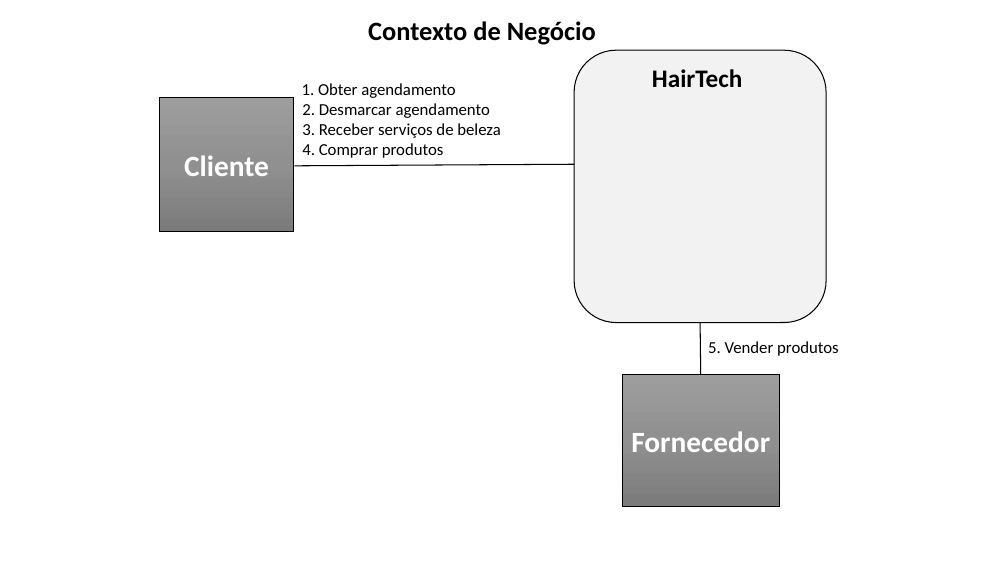
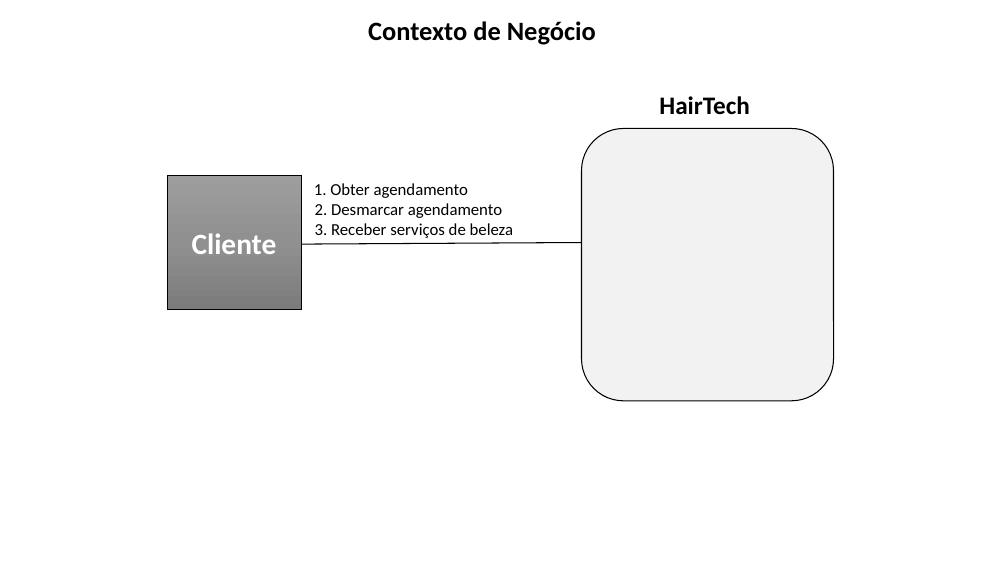
Before and after one commit to MSPowerSI/hairtech, a slide deck: slide 3 of artefatos/15. Arquitetura de Negócio para cada Cenário.pptx. Drawn at 1008x567 pixels with LibreOffice and Linux fonts; fonts in the diff are those of the drawing. Boxes give left, top, right and bottom in pixels: in the first picture for what was removed or moved away, otherwise in the second. Text is boxed around its words. In the diff, an @@ line names an element or a change of style, - is before the commit and + after.

```diff
--- a/artefatos/15. Arquitetura de Negócio para cada Cenário.pptx
+++ b/artefatos/15. Arquitetura de Negócio para cada Cenário.pptx
@@ text "HairTech": place and size @@
-text "HairTech" at bbox=[652, 69, 742, 87]
+text "HairTech" at bbox=[659, 96, 749, 115]
@@ text removed at bbox=[302, 143, 444, 158] @@
-4. Comprar produtos
@@ rounded rectangle: place and size @@
-rounded rectangle at bbox=[574, 50, 826, 322]
+rounded rectangle at bbox=[582, 129, 833, 401]
@@ rectangle "Cliente": place and size @@
-rectangle "Cliente" at bbox=[160, 97, 293, 231]
+rectangle "Cliente" at bbox=[167, 175, 301, 310]
@@ 3 texts: place and size @@
-3 texts at bbox=[302, 83, 500, 138]
+3 texts at bbox=[314, 183, 513, 238]
@@ line moved from (294, 166) - (574, 164) to (302, 244) - (582, 243) @@
@@ line removed from (700, 323) to (701, 375) @@
@@ text removed at bbox=[708, 341, 839, 356] @@
-5. Vender produtos
@@ rectangle removed at bbox=[622, 375, 780, 507] @@
-Fornecedor
```
Also in this commit, not shown: 1 other slide changed, 2 slides removed, 3 other files.
